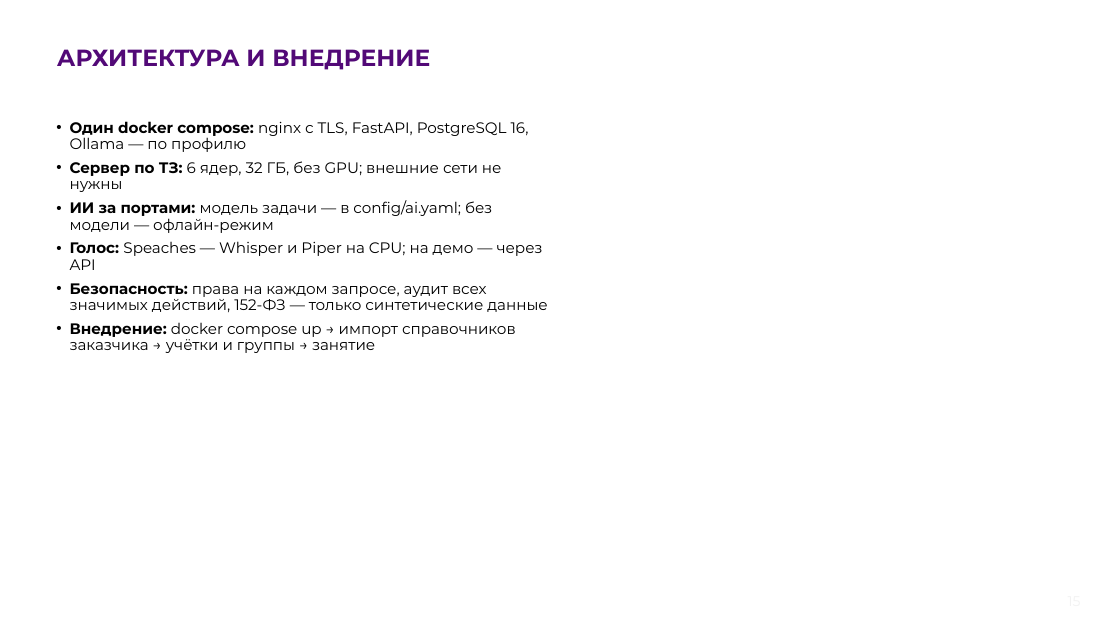
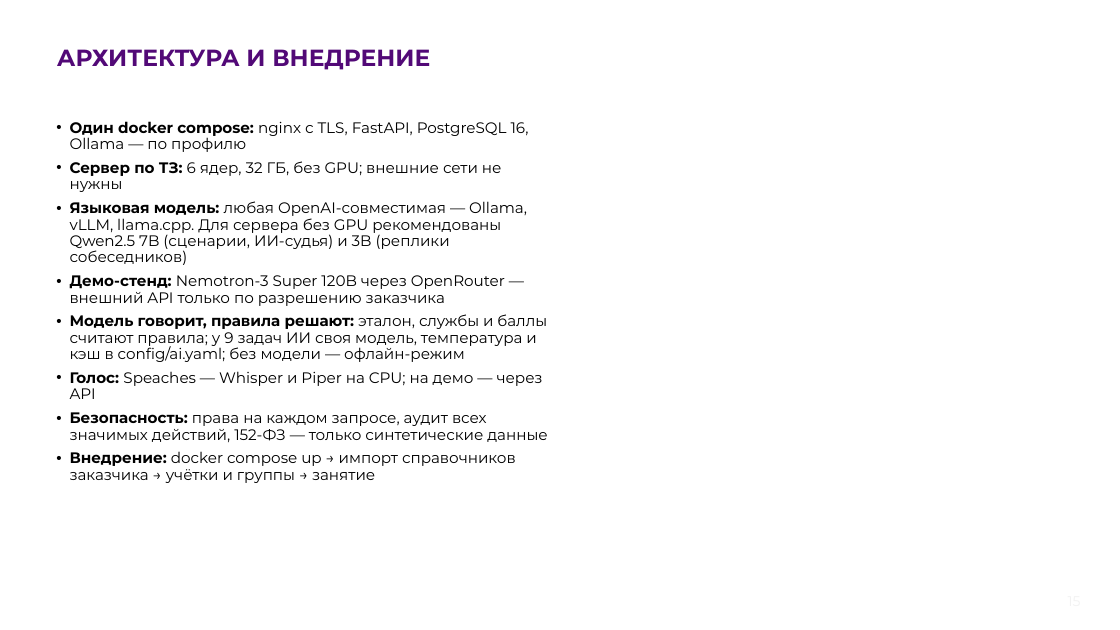
Before and after one commit to Fosh1er/MCHS_hack_AIskra, a slide deck: slide 15 of docs/presentation/АИскра_презентация_ЛЦТ2026.pptx. Drawn at 1120x630 pixels with LibreOffice and Linux fonts; fonts in the diff are those of the drawing; background and template pictures are left out. Boxes give left, top, right and bottom in pixels: in the first picture for what was removed or moved away, otherwise in the second. Text is boxed around its words. In the diff, an @@ line names an element or a change of style, - is before the commit and + after.

```diff
--- a/docs/presentation/АИскра_презентация_ЛЦТ2026.pptx
+++ b/docs/presentation/АИскра_презентация_ЛЦТ2026.pptx
@@ text at <box>70,201,547,362</box>: text changed @@
-• ИИ за портами: модель задачи — в config/ai.yaml; без модели — офлайн-режим
+• Языковая модель: любая OpenAI-совместимая — Ollama, vLLM, llama.cpp. Для сервера без GPU рекомендованы Qwen2.5 7B (сценарии, ИИ-судья) и 3B (реплики собеседников)
+• Демо-стенд: Nemotron-3 Super 120B через OpenRouter — внешний API только по разрешению заказчика
+• Модель говорит, правила решают: эталон, службы и баллы считают правила; у 9 задач ИИ своя модель, температура и кэш в config/ai.yaml; без модели — офлайн-режим
```
Also in this commit, not shown: 4 other slides changed, 1 slide added, 1 other file.
